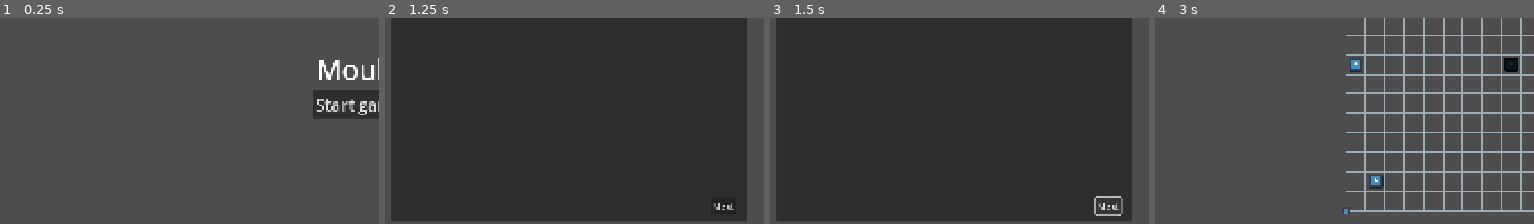
Above: before the commit, frames 1-4 (left to right).
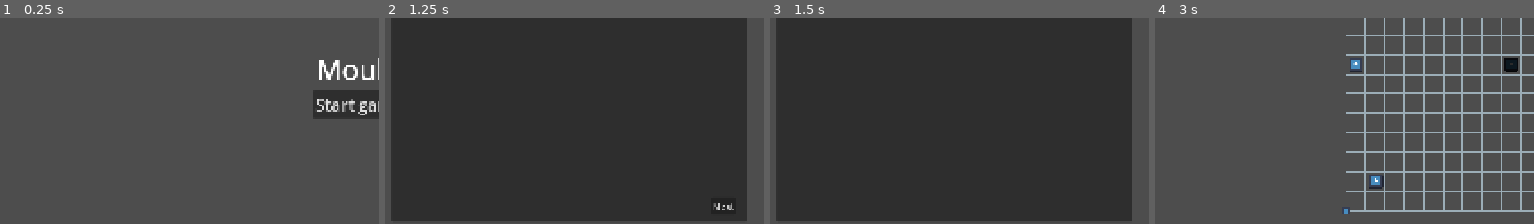
Above: after the commit, the same moments.

Repository: Sooshimi/mould
Game: Godot game, scene res://scenes/main.tscn
The game is run twice, just before and just after one commit, with the same random seed, the same clock (stepped at 60 frames per second) and the same inputs. The engine's default icon, where the game draws it, is replaced by a stand-in: a white triangle on a blue panel in a dark square.
Inputs (mouse positions are % of the whole screen's width and height, from its top left):
- Up to frame 1 (0.25 s): no input
- Up to frame 2 (1.25 s): click "Start game" at 0.5 s
- Up to frame 3 (1.5 s): click "Next" at 1.25 s
- Up to frame 4 (3 s): click (45, 84) at 2 s, where only the run before the commit has a clickable "Next"; click "Skip Tutorial" at 2.75 s
The pictures show only the part of the screen within x 0-50%, y 38-88%; the shares and areas given below are measured in that part.

Frames 1-2 are identical in both runs. In frame 3, 0.3% of the frame differs, in the area x 85-94%, y 86-97%; in frame 4, nothing differs.

Commit message:
Update ui.gd

Diff:
--- a/scripts/ui/ui.gd
+++ b/scripts/ui/ui.gd
@@ -57,6 +57,8 @@
 func update_dialogue() -> void:
 	if current_dialogue_index < dialogue.size():
 		$DialogueBox/DialogueText.text = dialogue[current_dialogue_index]
+		if current_dialogue_index == dialogue.size() - 1:
+			$DialogueBox/NextButton.hide()
 
 func _on_next_button_pressed():
 	current_dialogue_index += 1
